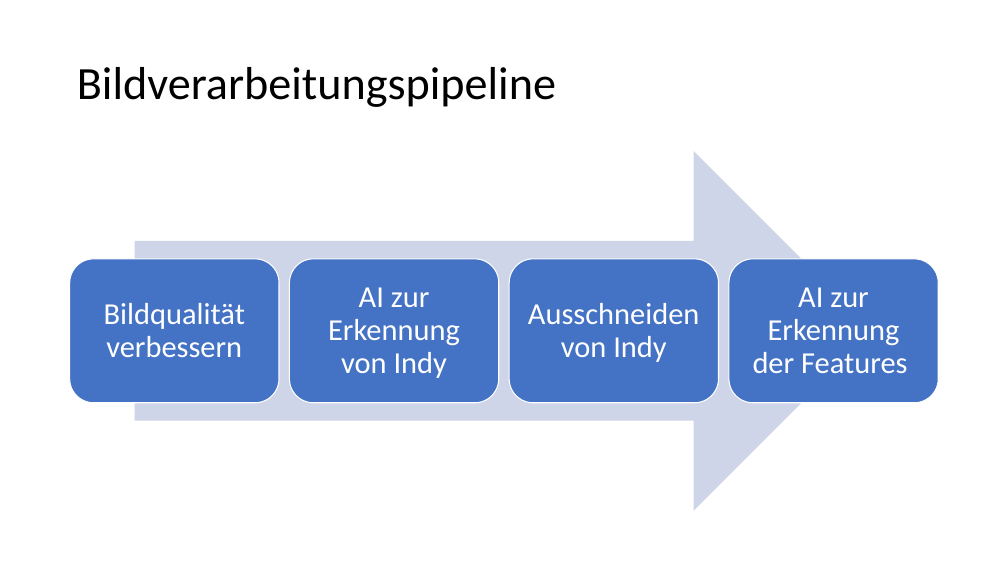
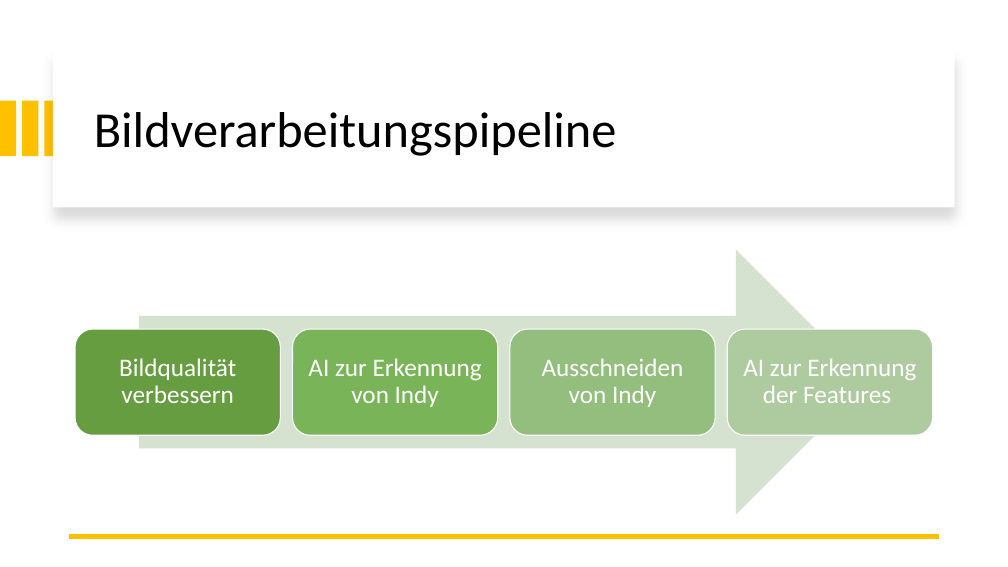
Before and after one commit to norbus161/Indiana-Jones-Defect-Detection, a slide deck: slide 11 of presentation/DIP-Project.pptx. Drawn at 1008x567 pixels with LibreOffice and Linux fonts; fonts in the diff are those of the drawing. Boxes give left, top, right and bottom in pixels: in the first picture for what was removed or moved away, otherwise in the second. Text is boxed around its words. In the diff, an @@ line names an element or a change of style, - is before the commit and + after.

Commit message:
finished presentation

```diff
--- a/presentation/DIP-Project.pptx
+++ b/presentation/DIP-Project.pptx
@@ rectangle added at [53,51,955,207], fill #FFFFFF @@
@@ title "Bildverarbeitungspipeline": place and size @@
-title "Bildverarbeitungspipeline" at [77,67,556,107]
+title "Bildverarbeitungspipeline" at [94,112,617,156]
@@ title "Bildverarbeitungspipeline" at [94,112,617,156]: size 44 to 48 pt @@
@@ rectangle added at [0,101,16,157], fill #FFC000 @@
@@ rectangle added at [22,101,38,157], fill #FFC000 @@
@@ rectangle added at [45,101,60,157], fill #FFC000 @@
@@ right arrow: place and size @@
-right arrow at [135,151,874,511]
+right arrow at [139,250,869,515]
@@ right arrow at [139,250,869,515]: fill #CFD5EA to #D5E3CF @@
@@ rounded rectangle: place and size @@
-rounded rectangle at [70,259,279,402]
+rounded rectangle at [75,329,281,435]
@@ rounded rectangle at [75,329,281,435]: fill #4472C4 to #669D40 @@
@@ rounded rectangle: place and size @@
-rounded rectangle at [290,259,499,402]
+rounded rectangle at [293,329,498,435]
@@ rounded rectangle at [293,329,498,435]: fill #4472C4 to #7BB459 @@
@@ rounded rectangle: place and size @@
-rounded rectangle at [510,259,719,402]
+rounded rectangle at [510,329,715,435]
@@ rounded rectangle at [510,329,715,435]: fill #4472C4 to #94BE7D @@
@@ rounded rectangle: place and size @@
-rounded rectangle at [729,259,938,402]
+rounded rectangle at [727,329,933,435]
@@ rounded rectangle at [727,329,933,435]: fill #4472C4 to #ADCBA0 @@
@@ text "Bildqualität verbessern": place and size @@
-text "Bildqualität verbessern" at [104,303,245,357]
+text "Bildqualität verbessern" at [119,358,236,403]
@@ text "AI zur Erkennung von Indy": place and size @@
-text "AI zur Erkennung von Indy" at [328,287,460,378]
+text "AI zur Erkennung von Indy" at [308,358,482,407]
@@ text "Ausschneiden von Indy": place and size @@
-text "Ausschneiden von Indy" at [528,303,700,362]
+text "Ausschneiden von Indy" at [542,358,684,407]
@@ size 29 to 24 pt; less space between paragraphs in 4 elements at [308,358,482,407], [542,358,684,407], [119,358,236,403], [743,358,916,403] @@
@@ text "AI zur Erkennung der Features": place and size @@
-text "AI zur Erkennung der Features" at [753,287,908,373]
+text "AI zur Erkennung der Features" at [743,358,916,403]
@@ line added from (939, 536) to (70, 536), #FFC000 4.5 pt @@
```
Also in this commit, not shown: 3 other slides changed.
